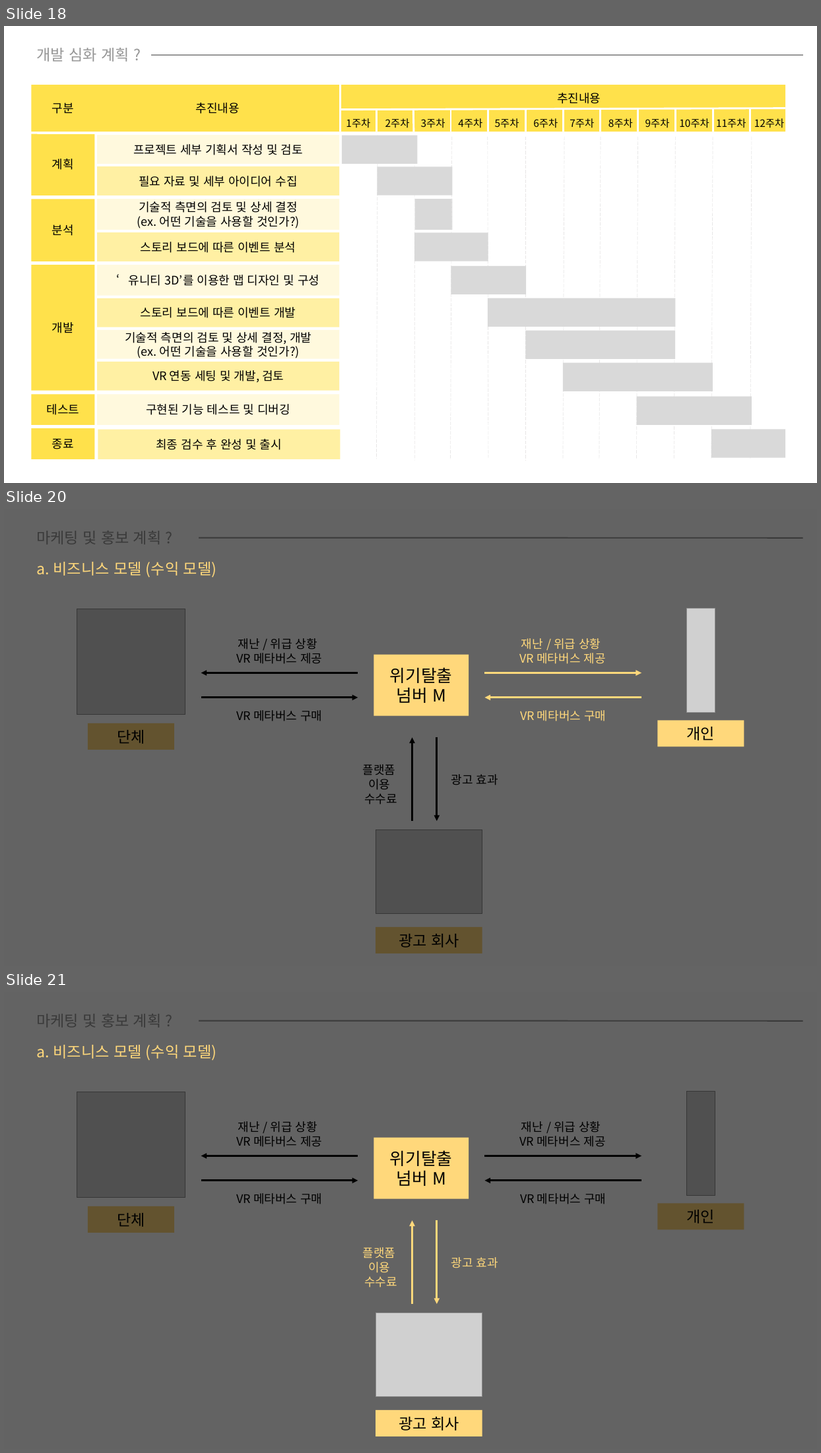
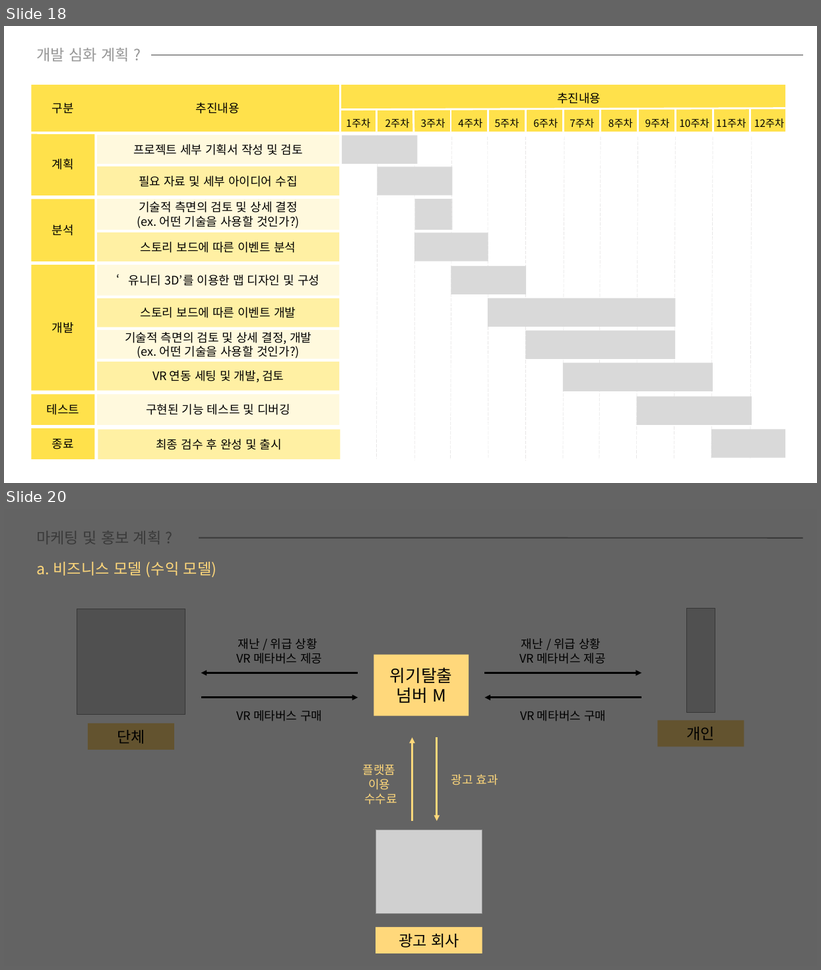
Before and after one commit to Khackathon/k-hackathon, a slide deck: 은아/수도권_1분과_해커톤_솔루션 소개자료.ppt.pptx. Shown one above the other, each under a label of ours: slides 18, 20 and 21 before the commit, slides 18 and 20 after it; the slides between them are not shown. The pictures are 821x1453 and 821x970 pixels, drawn with LibreOffice and Linux fonts; fonts in the diff are those of the drawing; grey boxes stand for pictures. Boxes give left, top, right and bottom in pixels: in the first picture for what was removed or moved away, otherwise in the second. Text is boxed around its words. In the diff, an @@ line names an element or a change of style, - is before the commit and + after.

```diff
--- a/은아/수도권_1분과_해커톤_솔루션 소개자료.ppt.pptx
+++ b/은아/수도권_1분과_해커톤_솔루션 소개자료.ppt.pptx
@@ slide 20 removed at bbox=[4, 509, 817, 966], background #FFFFFF @@
@@ rectangle removed at bbox=[4, 509, 817, 966] @@
@@ text removed at bbox=[36, 531, 162, 544] @@
-마케팅 및 홍보 계획 ?
@@ line removed from (199, 537) to (803, 537) @@
@@ text removed at bbox=[37, 562, 217, 578] @@
-a. 비즈니스 모델 (수익 모델)
@@ picture removed at bbox=[687, 609, 715, 713] @@
@@ text removed at bbox=[520, 638, 606, 664] @@
-재난 / 위급 상황
-VR 메타버스 제공
@@ rectangle removed at bbox=[374, 655, 469, 716] @@
-위기탈출
-넘버 M
@@ arrow removed from (484, 673) to (642, 673) @@
@@ arrow removed from (642, 698) to (484, 698) @@
@@ text removed at bbox=[520, 710, 606, 722] @@
-VR 메타버스 구매
@@ rectangle removed at bbox=[658, 721, 745, 747] @@
@@ text removed at bbox=[687, 727, 715, 741] @@
-개인
@@ group removed at bbox=[77, 609, 498, 954]: 6 texts, 4 arrows, 2 rectangles, 2 pictures @@
-광고 회사
-단체
-재난 / 위급 상황
-VR 메타버스 제공
-VR 메타버스 구매
-광고 효과
-플랫폼
-이용
-수수료
@@ what was slide 21 is now slide 20 @@
```
Also in this commit, not shown: 1 slide changed, 4 other files.
